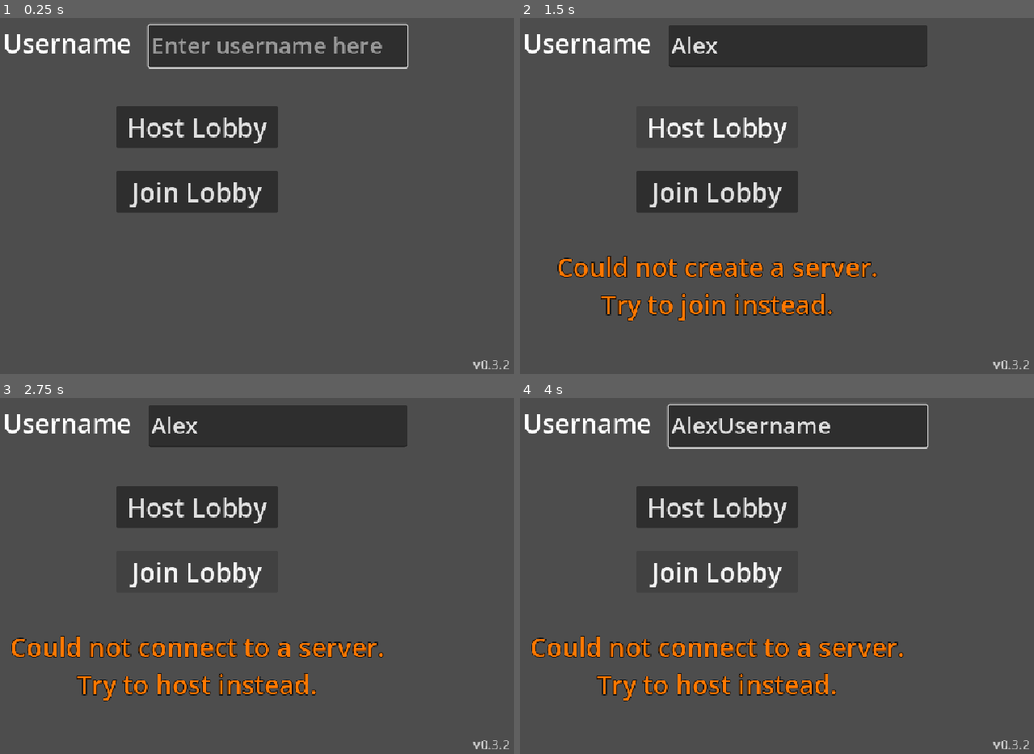
Above: before the commit, frames 1-4 (two rows, left to right).
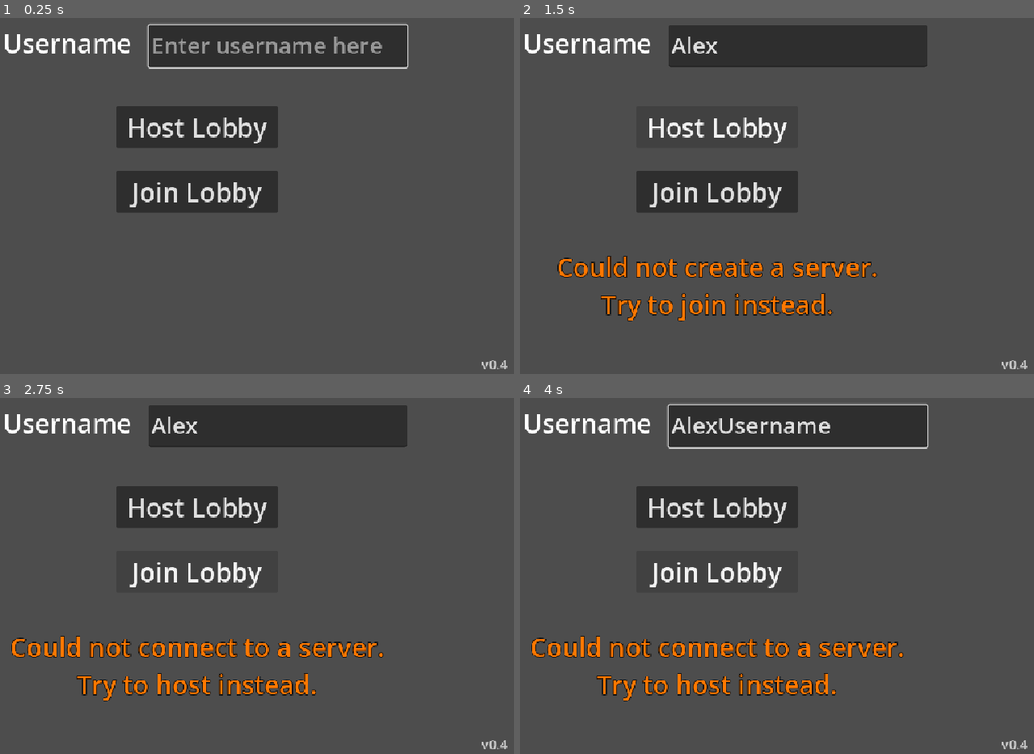
Above: after the commit, the same moments.

Repository: BilgiPasa/chat-app-in-godot
Game: Godot game, scene res://main_scene.tscn
The game is run twice, just before and just after one commit, with the same random seed, the same clock (stepped at 60 frames per second) and the same inputs.
Inputs (mouse positions are in pixels of both pictures, inside the frame that each line leads up to):
- Up to frame 1 (0.25 s): no input
- Up to frame 2 (1.5 s): click (797, 46) at 0.52 s; type "Alex" at 0.6 s; click "Host Lobby" at 1.25 s
- Up to frame 3 (2.75 s): click "Join Lobby" at 2 s
- Up to frame 4 (4 s): hold Tab (tab) from 2.78 s (still down); type "Username" at 3.5 s

The runs differ from the first frame. In frame 1, 0.1% of the frame differs, in the area x 91-100%, y 96-99%; in frame 2, 0.1%; in frame 3, 0.1%; in frame 4, 0.1%.

Commit message:
Add wait menu, Add cancel button, Add another warning label, Add messaging system explanation comment, Add and Update comments, Update code, Update to version 0.4

Diff:
--- a/main_scene.gd
+++ b/main_scene.gd
@@ -2,22 +2,27 @@
 
 @export var reset_text_timer: Timer # For sending message when pressed enter
 @export var revert_text_timer: Timer # For reverting text when pressed tab
-@export var dots_timer: Timer # For animating the dots of the warning label
+@export var dots_timer: Timer # For animating the dots of the wait menu warning label
 @export var version_label: Label
 
 @export var start_menu: Control # The menu that shows at start
 @export var username_text_edit: TextEdit
 @export var host_button: Button
 @export var join_button: Button
-@export var warning_label: Label
+@export var start_menu_warning_label: Label
+
+@export var wait_menu: Control # The wait menu that appeares after pressing the "Join Lobby" button
+@export var entered_username_label: Label
+@export var cancel_button: Button
+@export var wait_menu_warning_label: Label
 
 @export var chat_menu: Control # The chat menu
 @export var chat_text_edit: TextEdit
 @export var message_text_edit: TextEdit
 @export var send_button: Button
-@export var host_or_client_label: Label
-
-const PORT: int = 9999
+@export var host_or_client_label: Label # Shows that if you are a host or a client
+
+const PORT: int = 9999 # The server port
 const TEXT_TIMERS_WAIT_SECONDS: float = 0.01
 const DOTS_TIMER_WAIT_SECONDS: float = 0.75
 const USERNAME_ERROR_TEXT: String = "Please enter a username."
@@ -29,6 +34,7 @@
 var lobby_chat: String = "" # This variable is used by only the host.
 var username: String
 var temp_str: String # For storing texts temporarily
+var text_for_host_or_client_lbl: String
 
 enum RevertTypes{USERNAME, MESSAGE} # Types of text reverting when pressed tab
 var current_revert_type: RevertTypes # Used for reverting text when pressed tab
@@ -42,92 +48,110 @@
 	revert_text_timer.wait_time = TEXT_TIMERS_WAIT_SECONDS
 	dots_timer.wait_time = DOTS_TIMER_WAIT_SECONDS
 	version_label.text = "v" + str(ProjectSettings.get_setting("application/config/version"))
-	warning_label.hide()
 	chat_text_edit.editable = false
 	open_start_menu()
 
-func made_connection() -> void: # When clients enters a lobby
+func made_connection() -> void: # When client makes connection and enters a lobby
 	open_chat_menu()
 	send_message.rpc("\n[Client] " + username + " entered the lobby at " + Time.get_time_string_from_system())
 
 func failed_connection() -> void: # When client fails to connect
+	multiplayer.multiplayer_peer = OfflineMultiplayerPeer.new()
+	open_start_menu()
+	show_start_menu_warning_lbl("Could not connect to the server.")
+
+func open_start_menu() -> void: # Open the start menu, Close the wait and chat menus
 	dots_timer.stop()
-	show_warning_label_with_text("Could not connect to the server.")
-	multiplayer.multiplayer_peer = OfflineMultiplayerPeer.new()
-	host_button.disabled = false
-	join_button.disabled = false
-
-func open_start_menu() -> void:
+	dots_of_the_text = 1 # Reset "Trying to connect" dot animation
 	start_menu.process_mode = Node.PROCESS_MODE_INHERIT
 	start_menu.show()
+	wait_menu.process_mode = Node.PROCESS_MODE_DISABLED
+	wait_menu.hide()
 	chat_menu.process_mode = Node.PROCESS_MODE_DISABLED
 	chat_menu.hide()
+	start_menu_warning_label.hide()
 	username_text_edit.grab_focus()
 
-func open_chat_menu() -> void:
+func open_wait_menu() -> void: # Open the wait menu, Close the start and chat menus
 	start_menu.process_mode = Node.PROCESS_MODE_DISABLED
 	start_menu.hide()
+	wait_menu.process_mode = Node.PROCESS_MODE_INHERIT
+	wait_menu.show()
+	chat_menu.process_mode = Node.PROCESS_MODE_DISABLED
+	chat_menu.hide()
+	entered_username_label.text = "Entered username: " + username
+	show_wait_menu_warning_lbl(TRYING_TO_CONNECT_TEXT)
+	dots_timer.start()
+
+func open_chat_menu() -> void: # Open the chat menu, Close the start and wait menus
+	dots_timer.stop()
+	dots_of_the_text = 1 # Reset "Trying to connect" dot animation
+	start_menu.process_mode = Node.PROCESS_MODE_DISABLED
+	start_menu.hide()
+	wait_menu.process_mode = Node.PROCESS_MODE_DISABLED
+	wait_menu.hide()
 	chat_menu.process_mode = Node.PROCESS_MODE_INHERIT
 	chat_menu.show()
+	host_or_client_label.text = text_for_host_or_client_lbl
 	message_text_edit.grab_focus()
 
 func _on_host_button_pressed() -> void:
 	if text_is_null_or_empty(username_text_edit.text): # If the username is null or empty
-		show_warning_label_with_text(USERNAME_ERROR_TEXT)
+		show_start_menu_warning_lbl(USERNAME_ERROR_TEXT)
 	elif username_text_edit.text[0] == " ": # If the username's first character is a space
-		show_warning_label_with_text(USERNAME_ERROR_TEXT_2)
+		show_start_menu_warning_lbl(USERNAME_ERROR_TEXT_2)
 	elif username_text_edit.text[username_text_edit.text.length() - 1] == " ": # If the username's last character is a space
-		show_warning_label_with_text(USERNAME_ERROR_TEXT_3)
+		show_start_menu_warning_lbl(USERNAME_ERROR_TEXT_3)
 	else:
 		username = username_text_edit.text
 		var peer = ENetMultiplayerPeer.new()
 		var error: int = peer.create_server(PORT)
 
 		if error == 20: # If the error is ERR_CANT_CREATE
-			show_warning_label_with_text("Could not create a server.\nTry to join instead.")
+			show_start_menu_warning_lbl("Could not create a server.\nTry to join instead.")
 			return
 		elif error == 22: # If the error is ERR_ALREADY_IN_USE
-			show_warning_label_with_text("Could not create a server.\nYou are already in a server.")
+			show_start_menu_warning_lbl("Could not create a server.\nYou are already in a server.")
 			return
 		elif error: # If there is an another error
-			show_warning_label_with_text("Could not create a server.\nENetMultiplayerPeer.create_server error " + str(error))
+			show_start_menu_warning_lbl("Could not create a server.\nENetMultiplayerPeer.create_server error ")
 			return
 
 		multiplayer.multiplayer_peer = peer
-		host_or_client_label.text = "Host"
-		host_button.disabled = true
-		join_button.disabled = true
+		text_for_host_or_client_lbl = "Host"
 		open_chat_menu()
 		send_message.rpc("[Host] " + username + " created the lobby at " + Time.get_time_string_from_system())
 
 func _on_join_button_pressed() -> void:
 	if text_is_null_or_empty(username_text_edit.text): # If the username is null or empty
-		show_warning_label_with_text(USERNAME_ERROR_TEXT)
+		show_start_menu_warning_lbl(USERNAME_ERROR_TEXT)
 	elif username_text_edit.text[0] == " ": # If the username's first character is a space
-		show_warning_label_with_text(USERNAME_ERROR_TEXT_2)
+		show_start_menu_warning_lbl(USERNAME_ERROR_TEXT_2)
 	elif username_text_edit.text[username_text_edit.text.length() - 1] == " ": # If the username's last character is a space
-		show_warning_label_with_text(USERNAME_ERROR_TEXT_3)
+		show_start_menu_warning_lbl(USERNAME_ERROR_TEXT_3)
 	else:
 		username = username_text_edit.text
 		var peer = ENetMultiplayerPeer.new()
 		var error: int = peer.create_client("127.0.0.1", PORT) # Connect to localhost
 
 		if error == 20: # If the error is ERR_CANT_CREATE
-			show_warning_label_with_text("Could not connect to a server.\nTry to host instead.")
+			show_start_menu_warning_lbl("Could not connect to a server.\nTry to host instead.")
 			return
 		elif error == 22: # If the error is ERR_ALREADY_IN_USE
-			show_warning_label_with_text("Could not connect to a server.\nYou are already in a server.")
+			show_start_menu_warning_lbl("Could not connect to a server.\nYou are already in a server.")
 			return
 		elif error: # If there is an another error
-			show_warning_label_with_text("Could not create a server.\nENetMultiplayerPeer.create_client error " + str(error))
+			show_start_menu_warning_lbl("Could not create a server.\nENetMultiplayerPeer.create_client error ")
 			return
 
 		multiplayer.multiplayer_peer = peer
-		host_or_client_label.text = "Client"
-		host_button.disabled = true
-		join_button.disabled = true
-		show_warning_label_with_text(TRYING_TO_CONNECT_TEXT)
-		dots_timer.start()
+		text_for_host_or_client_lbl = "Client"
+		open_wait_menu()
+
+func _on_cancel_button_pressed() -> void:
+	dots_timer.stop()
+	open_start_menu()
+	multiplayer.multiplayer_peer = OfflineMultiplayerPeer.new()
 
 func _input(event: InputEvent) -> void:
 	if event.is_action_pressed("enter"): # If pressed enter
@@ -135,7 +159,7 @@
 			current_revert_type = RevertTypes.USERNAME
 			temp_str = username_text_edit.text
 			revert_text_timer.start()
-		elif !start_menu.visible && message_text_edit.has_focus():
+		elif chat_menu.visible && message_text_edit.has_focus():
 			temp_str = message_text_edit.text
 
 			if text_is_null_or_empty(temp_str) || text_is_full_of_spaces(temp_str):
@@ -148,7 +172,7 @@
 			current_revert_type = RevertTypes.USERNAME
 			temp_str = username_text_edit.text
 			revert_text_timer.start()
-		elif !start_menu.visible && message_text_edit.has_focus():
+		elif chat_menu.visible && message_text_edit.has_focus():
 			current_revert_type = RevertTypes.MESSAGE
 			temp_str = message_text_edit.text
 			revert_text_timer.start()
@@ -159,7 +183,7 @@
 			current_revert_type = RevertTypes.USERNAME
 			temp_str = username_text_edit.text
 			revert_text_timer.start()
-		elif !start_menu.visible && message_text_edit.has_focus():
+		elif chat_menu.visible && message_text_edit.has_focus():
 			current_revert_type = RevertTypes.MESSAGE
 			temp_str = message_text_edit.text
 			revert_text_timer.start()
@@ -176,18 +200,30 @@
 	send_message.rpc(message) # Call the send_message function remotely
 	reset_text_timer.start()
 
-# Add the given message to host's lobby_chat string variable and call the update_chat function with rpc
-@rpc("any_peer", "call_local", "reliable") # "any_peer" means that everyone can call this function remotely with rpc
+"""
+How the messaging system works:
+	When someone sends a message, the sender calls the "send_message" function with rpc.
+	Because the rpc sync is "call_local", when this function is called with rpc, this function is executed
+	at all of the peers.
+	But because of the if statement "if multiplayer.multiplayer_peer.get_unique_id() == 1:", inside of the
+	if statement is executed by only the host.
+	So, when someone sends a message, the message string is added to the host's "lobby_chat" string and the
+	"update_chat" function is called with rpc by the host.
+	In that function, the host updates and scrolls down the chat of all peers.
+"""
+
+# When called with rpc, add the given message to host's "lobby_chat" string variable and call the update_chat function with rpc at host
+@rpc("any_peer", "call_local", "reliable") # "any_peer" means that everyone can call this function with rpc
 func send_message(message: String) -> void:
-	if multiplayer.multiplayer_peer.get_unique_id() == 1: # If this function is called at host
+	if multiplayer.multiplayer_peer.get_unique_id() == 1: # If this function is executed at host
 		lobby_chat += message
 		update_chat.rpc(lobby_chat)
 
-# Update the chat based on host's lobby_chat string variable
+# When called with rpc, update the chat of everyone based on host's "lobby_chat" string variable and scroll down the chat of everyone
 @rpc("authority", "call_local", "reliable") # "authority" means that only the host can call this function with rpc
 func update_chat(chat_string: String) -> void:
 	chat_text_edit.text = chat_string
-	chat_text_edit.scroll_vertical = chat_text_edit.get_line_count() # Automatically scroll the chat to the end
+	chat_text_edit.scroll_vertical = chat_text_edit.get_line_count() # Scroll down the chat to the end
 
 func _on_reset_text_timer_timeout() -> void:
 	reset_text_timer.stop()
@@ -210,13 +246,13 @@
 
 func _on_dots_timer_timeout() -> void:
 	if dots_of_the_text == 1:
-		show_warning_label_with_text(TRYING_TO_CONNECT_TEXT + ".")
+		show_wait_menu_warning_lbl(TRYING_TO_CONNECT_TEXT + ".")
 		dots_of_the_text = 2
 	elif dots_of_the_text == 2:
-		show_warning_label_with_text(TRYING_TO_CONNECT_TEXT + "..")
+		show_wait_menu_warning_lbl(TRYING_TO_CONNECT_TEXT + "..")
 		dots_of_the_text = 3
 	else:
-		show_warning_label_with_text(TRYING_TO_CONNECT_TEXT)
+		show_wait_menu_warning_lbl(TRYING_TO_CONNECT_TEXT)
 		dots_of_the_text = 1
 
 func text_is_null_or_empty(text: String) -> bool:
@@ -229,6 +265,10 @@
 
 	return true
 
-func show_warning_label_with_text(text: String):
-	warning_label.text = text
-	warning_label.show()
+func show_start_menu_warning_lbl(text: String):
+	start_menu_warning_label.text = text
+	start_menu_warning_label.show()
+
+func show_wait_menu_warning_lbl(text: String):
+	wait_menu_warning_label.text = text
+	wait_menu_warning_label.show()
--- a/main_scene.tscn
+++ b/main_scene.tscn
@@ -2,7 +2,7 @@
 
 [ext_resource type="Script" uid="uid://dieqc6fxr55eo" path="res://main_scene.gd" id="1_0f027"]
 
-[node name="MainScene" type="Control" unique_id=2032507651 n …(127 unchanged characters)… t_edit", "host_button", "join_button", "warning_label", "chat_menu", "chat_text_ …(67 unchanged characters)…
+[node name="MainScene" type="Control" unique_id=2032507651 n …(127 unchanged characters)… t_edit", "host_button", "join_button", "start_menu_warning_label", "wait_menu", "entered_username_label", "cancel_button", "wait_menu_warning_label", "chat_menu", "chat_text_ …(67 unchanged characters)…
 layout_mode = 3
 anchors_preset = 15
 anchor_right = 1.0
@@ -18,7 +18,11 @@
 username_text_edit = NodePath("StartMenu/UsernameTextEdit")
 host_button = NodePath("StartMenu/HostButton")
 join_button = NodePath("StartMenu/JoinButton")
-warning_label = NodePath("StartMenu/WarningLabel")
+start_menu_warning_label = NodePath("StartMenu/StartMenuWarningLabel")
+wait_menu = NodePath("WaitMenu")
+entered_username_label = NodePath("WaitMenu/EnteredUsernameLabel")
+cancel_button = NodePath("WaitMenu/CancelButton")
+wait_menu_warning_label = NodePath("WaitMenu/WaitMenuWarningLabel")
 chat_menu = NodePath("ChatMenu")
 chat_text_edit = NodePath("ChatMenu/ChatTextEdit")
 message_text_edit = NodePath("ChatMenu/MessageTextEdit")
@@ -82,7 +86,7 @@
 offset_left = -75.0
 offset_top = -150.0
 offset_right = 325.0
-offset_bottom = -85.0
+offset_bottom = -85.00006
 grow_horizontal = 2
 grow_vertical = 2
 focus_neighbor_left = NodePath(".")
@@ -138,7 +142,7 @@
 theme_override_font_sizes/font_size = 40
 text = "Join Lobby"
 
-[node name="WarningLabel" type="Label" parent="StartMenu" unique_id=1943145844]
+[node name="StartMenuWarningLabel" type="Label" parent="StartMenu" unique_id=1943145844]
 layout_mode = 1
 anchors_preset = 8
 anchor_left = 0.5
@@ -148,7 +152,7 @@
 offset_left = -138.0
 offset_top = 225.0
 offset_right = 138.0
-offset_bottom = 280.00024
+offset_bottom = 280.0
 grow_horizontal = 2
 grow_vertical = 2
 theme_override_colors/font_color = Color(1, 0.47058824, 0, 1)
@@ -157,7 +161,66 @@
 theme_override_font_sizes/font_size = 40
 text = "Warning Label"
 horizontal_alignment = 1
-vertical_alignment = 1
+
+[node name="WaitMenu" type="Control" parent="." unique_id=43165251]
+visible = false
+layout_mode = 1
+anchors_preset = 15
+anchor_right = 1.0
+anchor_bottom = 1.0
+grow_horizontal = 2
+grow_vertical = 2
+
+[node name="EnteredUsernameLabel" type="Label" parent="WaitMenu" unique_id=1713992670]
+layout_mode = 1
+anchors_preset = 8
+anchor_left = 0.5
+anchor_top = 0.5
+anchor_right = 0.5
+anchor_bottom = 0.5
+offset_left = -200.0
+offset_top = -100.0
+offset_right = 200.0
+offset_bottom = -45.0
+grow_horizontal = 2
+grow_vertical = 2
+theme_override_font_sizes/font_size = 40
+text = "Entered username: x"
+
+[node name="CancelButton" type="Button" parent="WaitMenu" unique_id=280568426]
+layout_mode = 1
+anchors_preset = 8
+anchor_left = 0.5
+anchor_top = 0.5
+anchor_right = 0.5
+anchor_bottom = 0.5
+offset_left = -68.0
+offset_right = 68.0
+offset_bottom = 63.0
+grow_horizontal = 2
+grow_vertical = 2
+theme_override_font_sizes/font_size = 40
+text = "Cancel"
+
+[node name="WaitMenuWarningLabel" type="Label" parent="WaitMenu" unique_id=1974254667]
+layout_mode = 1
+anchors_preset = 8
+anchor_left = 0.5
+anchor_top = 0.5
+anchor_right = 0.5
+anchor_bottom = 0.5
+offset_left = -138.0
+offset_top = 125.0
+offset_right = 138.0
+offset_bottom = 180.00006
+grow_horizontal = 2
+grow_vertical = 2
+theme_override_colors/font_color = Color(1, 0.47058824, 0, 1)
+theme_override_colors/font_outline_color = Color(0, 0, 0, 1)
+theme_override_constants/outline_size = 5
+theme_override_font_sizes/font_size = 40
+text = "Warning Label"
+horizontal_alignment = 1
 
 [node name="ChatMenu" type="Control" parent="." unique_id=282802438]
 visible = false
@@ -246,4 +309,5 @@
 [connection signal="timeout" from="DotsTimer" to="." method="_on_dots_timer_timeout"]
 [connection signal="pressed" from="StartMenu/HostButton" to="." method="_on_host_button_pressed"]
 [connection signal="pressed" from="StartMenu/JoinButton" to="." method="_on_join_button_pressed"]
+[connection signal="pressed" from="WaitMenu/CancelButton" to="." method="_on_cancel_button_pressed"]
 [connection signal="pressed" from="ChatMenu/SendButton" to="." method="_on_send_button_pressed"]
--- a/project.godot
+++ b/project.godot
@@ -11,7 +11,7 @@
 [application]
 
 config/name="chat-app-in-godot"
-config/version="0.3.2"
+config/version="0.4"
 run/main_scene="uid://b5ntrgrlbmvcd"
 config/features=PackedStringArray("4.7", "Forward Plus")
 config/icon="uid://dsw2vamjsjnfh"
